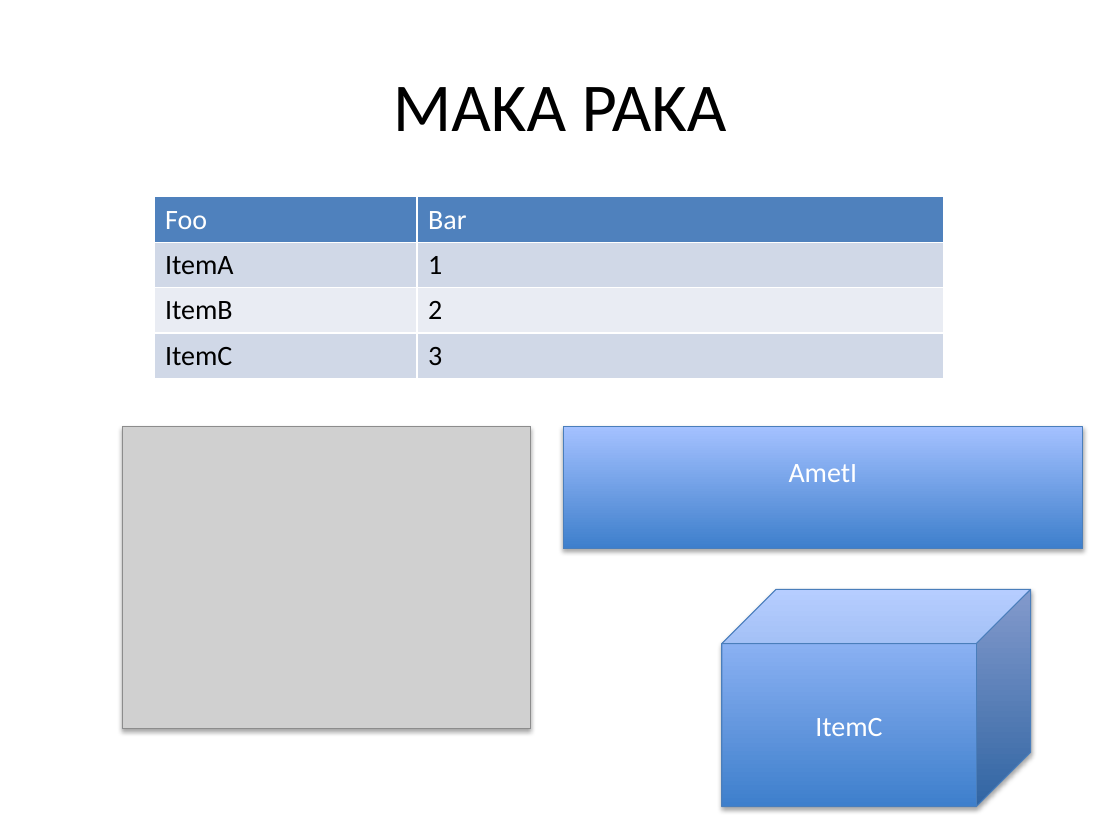
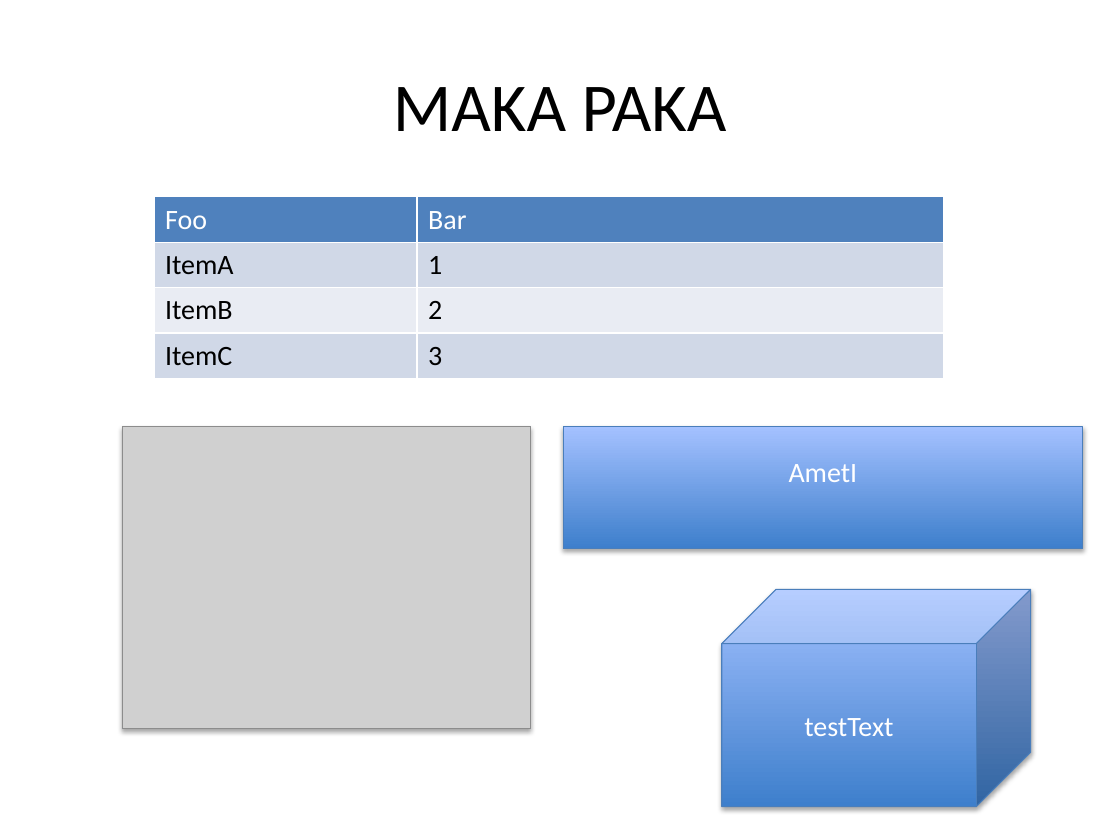
Before and after one commit to purplecode/espresso, a slide deck: slide 1 of output.pptx. Drawn at 1120x840 pixels with LibreOffice and Linux fonts; fonts in the diff are those of the drawing; grey boxes stand for pictures. Boxes give left, top, right and bottom in pixels: in the first picture for what was removed or moved away, otherwise in the second. Text is boxed around its words. In the diff, an @@ line names an element or a change of style, - is before the commit and + after.

```diff
--- a/output.pptx
+++ b/output.pptx
@@ text in cube at [804, 718, 893, 736]: text changed @@
-ItemC
+testText
```
Also in this commit, not shown: 8 other files.
